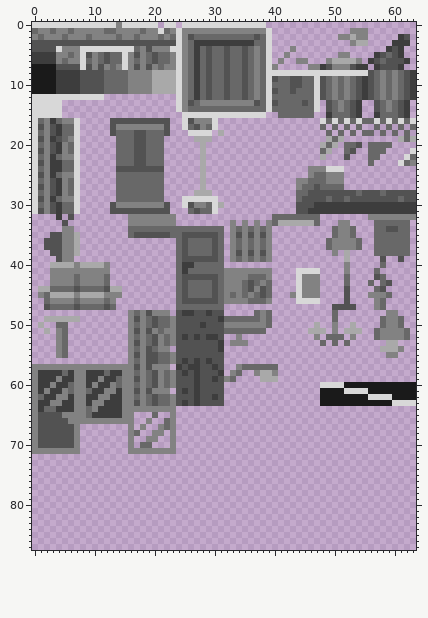
Pixel-art file, stored at resource/graphics/city_tileset.aseprite. The picture above is the old version.
64x88 pixels, 1 frame.
After:
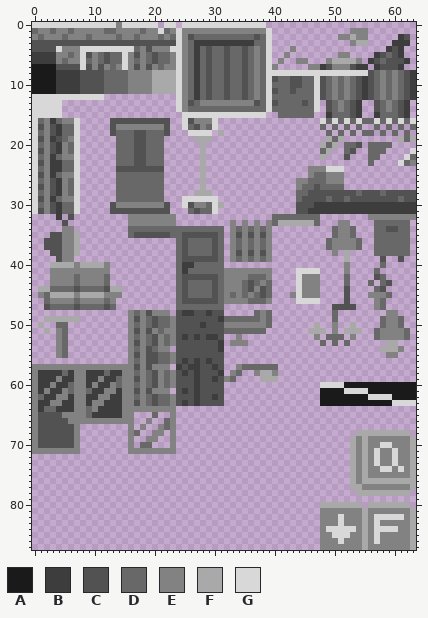
Palette (. is transparent): A #1a1a1a  B #3d3d3d  C #525252  D #686868  E #828282  F #a9a9a9  G #d8d8d8
Commit: Add help buttos to sprites
Diff:
@@ x 46..63 @@
 67 ..................
-68 ..................
-69 ..................
-70 ..................
-71 ..................
-72 ..................
-73 ..................
-74 ..................
-75 ..................
-76 ..................
-77 ..................
-78 ..................
+68 ........FFFFFFFFF.
+69 .......FEFEEEEEEEF
+70 .......FEFEEGGEEEF
+71 .......FEFEGEEGEEF
+72 .......FEFEGEEGEEF
+73 .......FEFEGEEGEEF
+74 .......FEFEEGGEGEF
+75 .......FEFEEEEEEEF
+76 .......FEFFFFFFFFF
+77 .......FFEEEEEEEEF
+78 ........FFFFFFFFF.
 79 ..................
-80 ..................
-81 ..................
-82 ..................
-83 ..................
-84 ..................
-85 ..................
-86 ..................
-87 ..................
+80 ..FFFFFFF.FFFFFFF.
+81 ..EEEEEEEFEEEEEEEF
+82 ..EEEGEEEFEGGGGGEF
+83 ..EEEGEEEFEGEEEEEF
+84 ..EGGGGGEFEGGGGEEF
+85 ..EEGGGEEFEGEEEEEF
+86 ..EEEGEEEFEGEEEEEF
+87 ..EEEEEEEFEEEEEEEF
